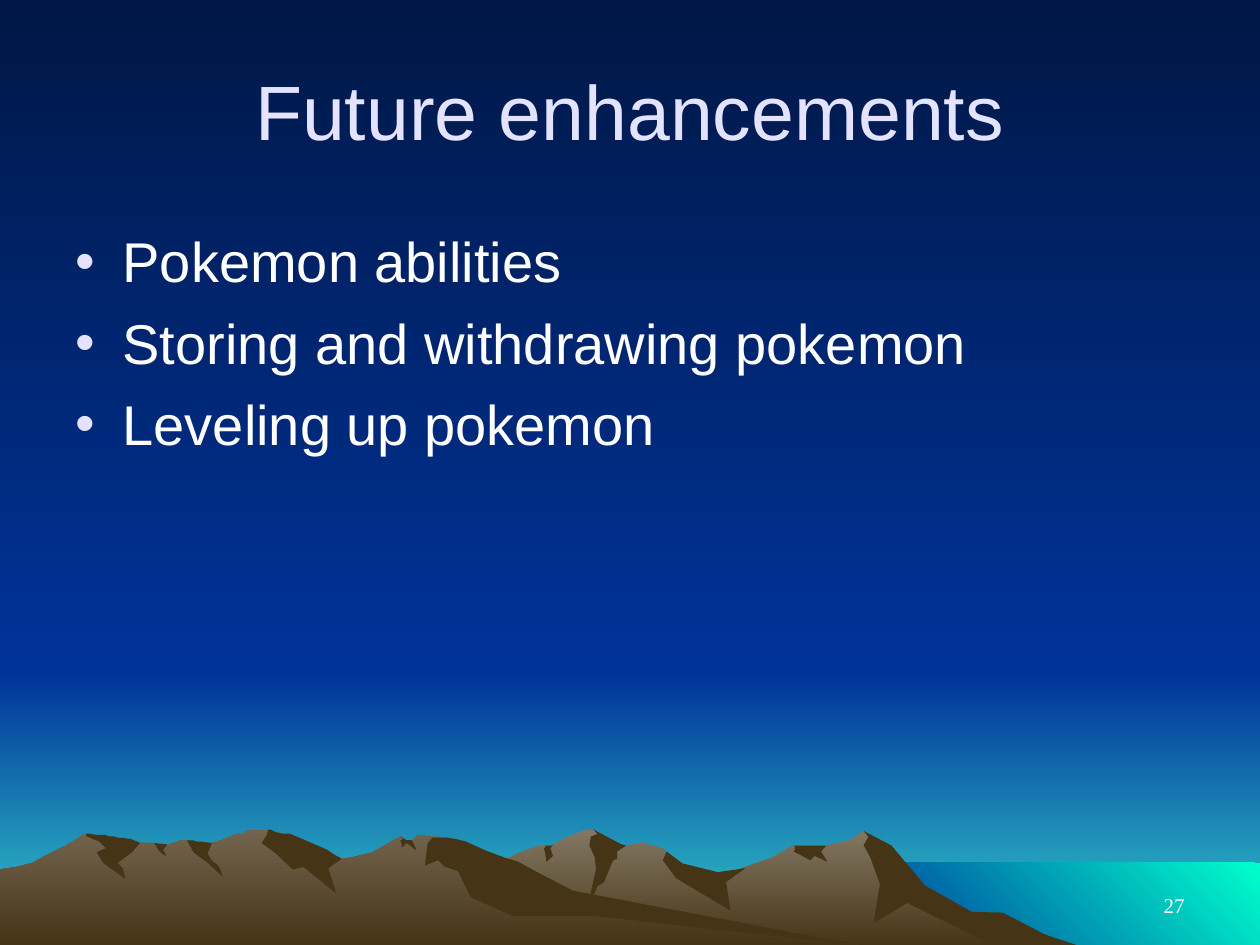
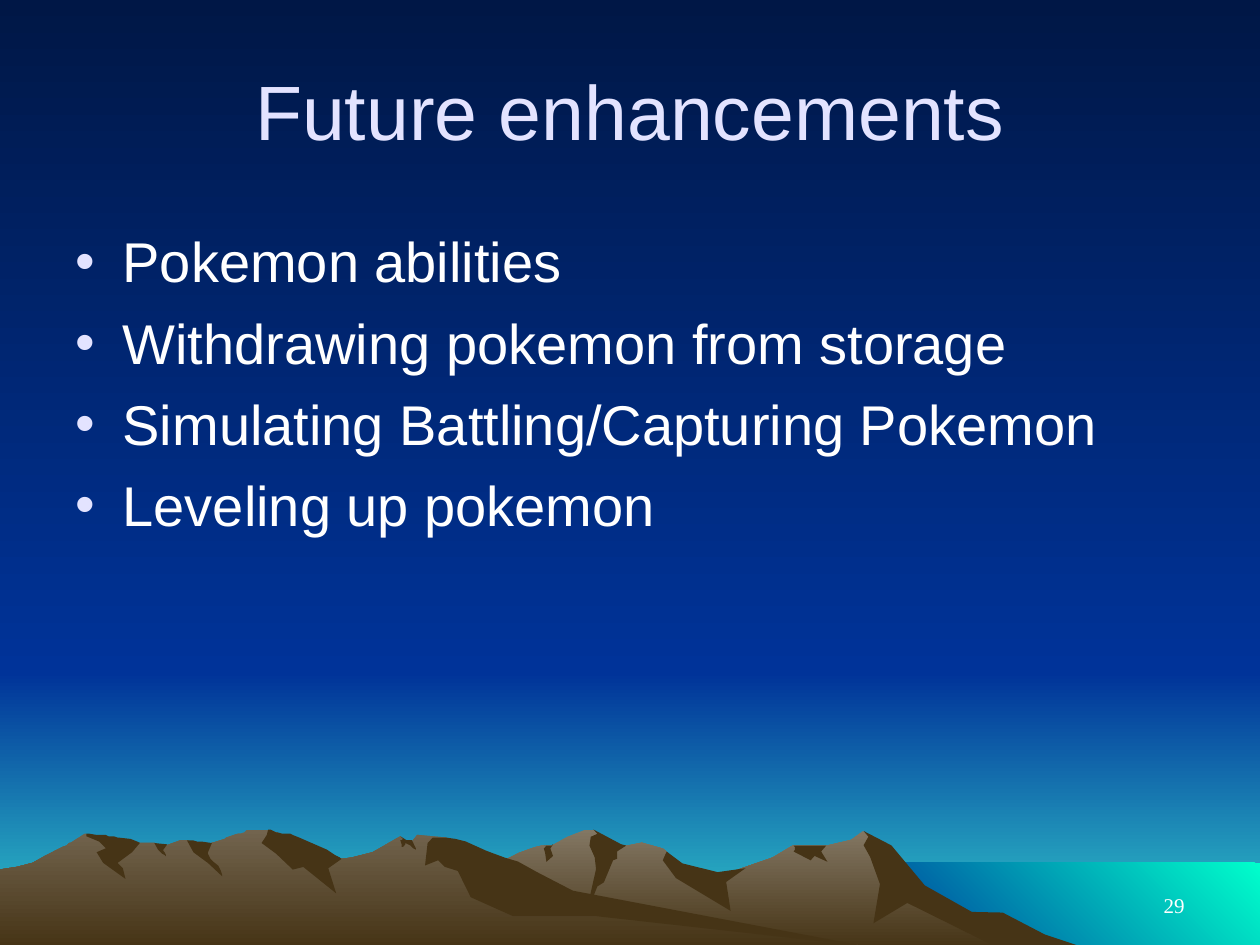
Before and after one commit to AureusVulpes/CMPT308, a slide deck: slide 29 of SchmitzPokemonDB.ppt (slide 27 before the commit). Drawn at 1260x945 pixels with LibreOffice and Linux fonts; fonts in the diff are those of the drawing. Boxes give left, top, right and bottom in pixels: in the first picture for what was removed or moved away, otherwise in the second. Text is boxed around its words. In the diff, an @@ line names an element or a change of style, - is before the commit and + after.

```diff
--- a/SchmitzPokemonDB.ppt
+++ b/SchmitzPokemonDB.ppt
@@ text at <box>123,323,1097,456</box>: text changed @@
-• Storing and withdrawing pokemon
+• Withdrawing pokemon from storage
+• Simulating Battling/Capturing Pokemon
@@ page number at <box>1164,899,1185,914</box>: text changed @@
-27
+29
```
Also in this commit, not shown: 4 other slides changed, 2 slides added, 2 other files.
